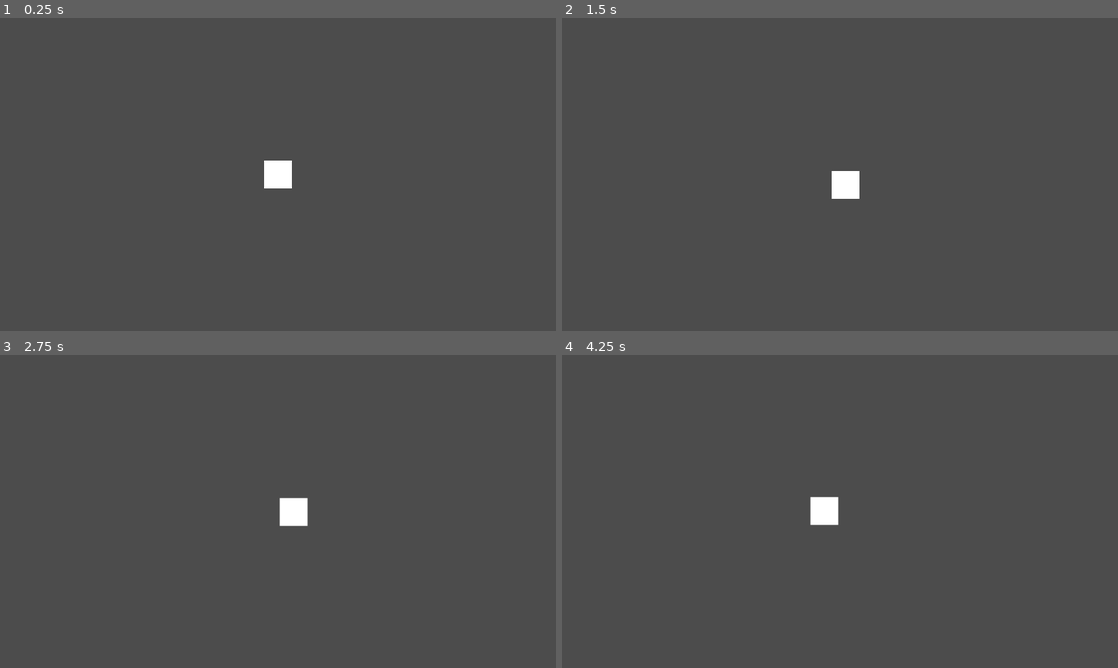
Above: before the commit, frames 1-4 (two rows, left to right).
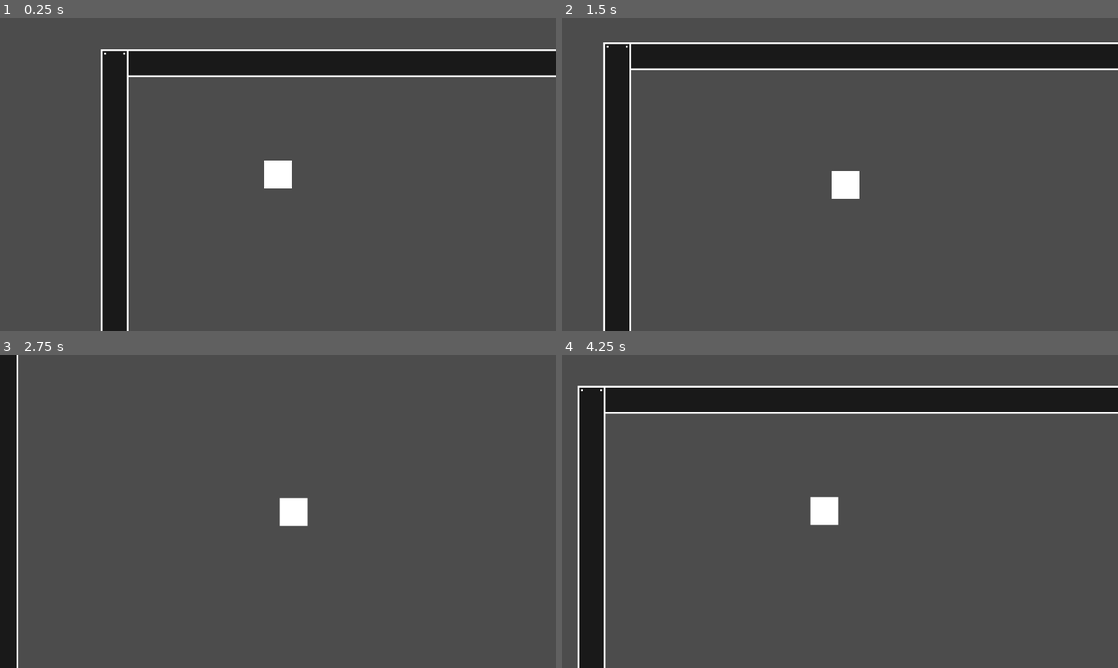
Above: after the commit, the same moments.

Repository: deengames-prototypes/moon-cats
Game: Godot game, scene res://Scenes/CoreGame/CoreGameScene.tscn
Two runs of this game, one before a commit and one after it. Both use one fixed random seed, a clock stepped at 60 frames per second and the inputs below.
Inputs:
- Up to frame 1 (0.25 s): no input
- Up to frame 2 (1.5 s): tap Enter at 0.5 s; hold Right (ui_right) 0.53-1.28 s; hold Down (ui_down) from 1.28 s (still down)
- Up to frame 3 (2.75 s): release Down (ui_down) at 2.03 s; hold Right (ui_right) from 2.03 s (still down)
- Up to frame 4 (4.25 s): release Right (ui_right) at 2.78 s; hold Up (ui_up) 2.78-3.53 s; hold Left (ui_left) from 3.53 s (still down)

The runs differ from the first frame. In frame 1, 11% of the frame differs, in the area x 18-100%, y 10-100%; in frame 2, 12%; in frame 3, 3.2%; in frame 4, 13%, in the area x 2-100%, y 9-100%.

Commit message:
Player moves around in walled area (to start) Remove imports

Diff:
--- /dev/null
+++ b/source/Scenes/CoreGame/CoreGameScene.gd
@@ -0,0 +1,22 @@
+extends Node2D
+
+const Wall = preload("res://Scenes/CoreGame/Wall.tscn")
+
+func _ready():
+	var w1 = Wall.instance()
+	add_child(w1)
+	w1.resize(1280, 32)
+
+	var w2 = Wall.instance()
+	add_child(w2)
+	w2.resize(1280, 32)
+	w2.position = Vector2(0, 720 - 32)
+
+	var w3 = Wall.instance()
+	add_child(w3)
+	w3.resize(32, 720)
+
+	var w4 = Wall.instance()
+	add_child(w4)
+	w4.resize(32, 720)
+	w4.position = Vector2(1280 - 32, 0)
--- a/source/Scenes/CoreGame/CoreGameScene.tscn
+++ b/source/Scenes/CoreGame/CoreGameScene.tscn
@@ -1,10 +1,10 @@
-[gd_scene load_steps=2 format=2]
+[gd_scene load_steps=3 format=2]
 
 [ext_resource path="res://Scenes/CoreGame/Player.tscn" type="PackedScene" id=1]
+[ext_resource path="res://Scenes/CoreGame/CoreGameScene.gd" type="Script" id=2]
 
 [node name="Node2D" type="Node2D"]
-
-[node name="Test Environment" type="Node2D" parent="."]
+script = ExtResource( 2 )
 
 [node name="KinematicBody2D" parent="." instance=ExtResource( 1 )]
 position = Vector2( 204, 144 )
--- a/source/Scenes/CoreGame/Player.gd
+++ b/source/Scenes/CoreGame/Player.gd
@@ -13,4 +13,4 @@
 	elif Input.is_action_pressed("ui_right"):
 		velocity.x = 1
 
-	self.move_and_collide(velocity.normalized() * _SPEED * delta)
+	self.move_and_slide(velocity.normalized() * _SPEED)
--- /dev/null
+++ b/source/Scenes/CoreGame/Wall.gd
@@ -0,0 +1,20 @@
+extends StaticBody2D
+
+onready var _collision_shape = $CollisionShape2D
+onready var _rect = $NinePatchRect
+
+var _width:int = 32
+var _height:int = 32
+
+func _ready():
+	_collision_shape.shape = _collision_shape.shape.duplicate() # make unique
+
+func resize(width:int, height:int) -> void:
+	self._width = width
+	self._height = height
+
+	var shape = (_collision_shape.shape as RectangleShape2D)
+	shape.extents = Vector2(_width / 2, _height / 2)
+	_collision_shape.position = shape.extents
+	_rect.margin_right = _width
+	_rect.margin_bottom = _height
--- /dev/null
+++ b/source/Scenes/CoreGame/Wall.tscn
@@ -0,0 +1,26 @@
+[gd_scene load_steps=4 format=2]
+
+[ext_resource path="res://Assets/Images/wall.png" type="Texture" id=1]
+[ext_resource path="res://Scenes/CoreGame/Wall.gd" type="Script" id=2]
+
+[sub_resource type="RectangleShape2D" id=1]
+extents = Vector2( 16, 16 )
+
+[node name="Wall" type="StaticBody2D"]
+script = ExtResource( 2 )
+
+[node name="NinePatchRect" type="NinePatchRect" parent="."]
+margin_right = 32.0
+margin_bottom = 32.0
+texture = ExtResource( 1 )
+patch_margin_left = 8
+patch_margin_top = 8
+patch_margin_right = 24
+patch_margin_bottom = 24
+__meta__ = {
+"_edit_use_anchors_": false
+}
+
+[node name="CollisionShape2D" type="CollisionShape2D" parent="."]
+position = Vector2( 16, 16 )
+shape = SubResource( 1 )
Binary file added: source/Assets/Images/wall.png
Not shown, added: source/Assets/Images/wall.png.import
Not shown, added: source/.gitignore
